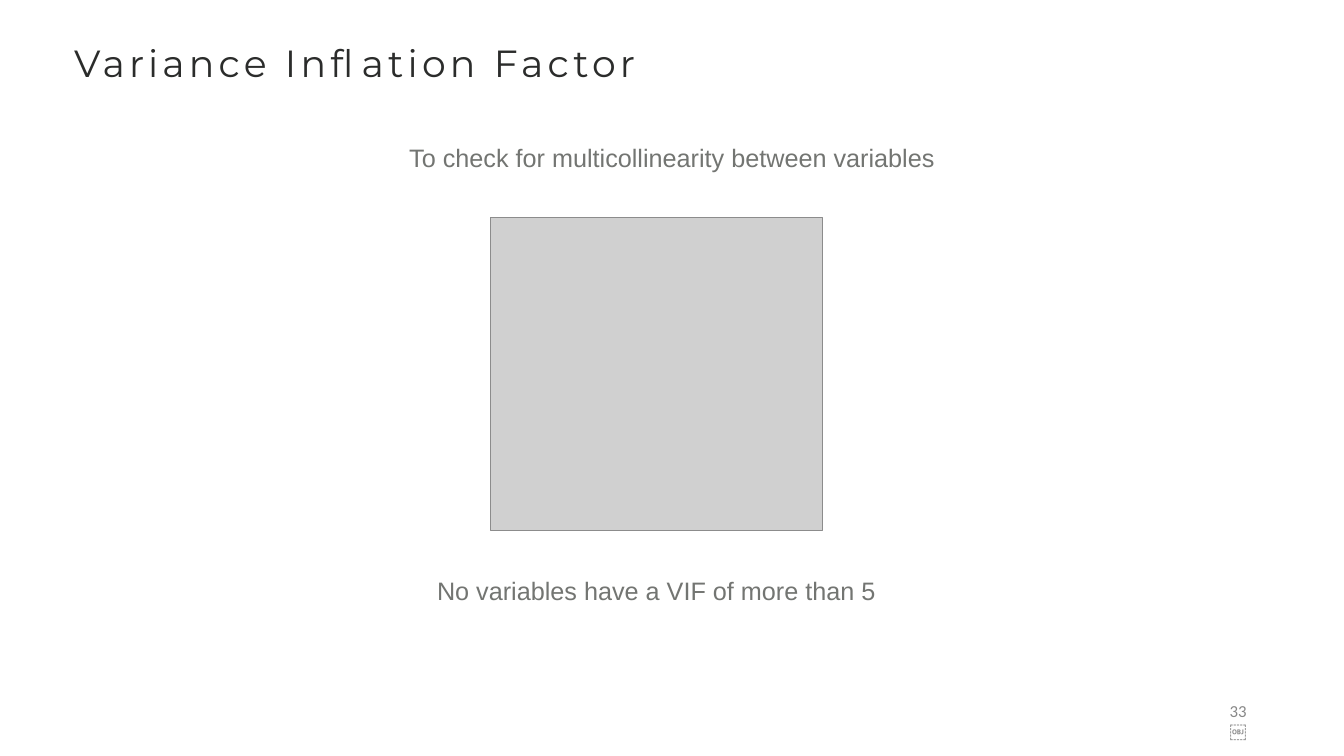
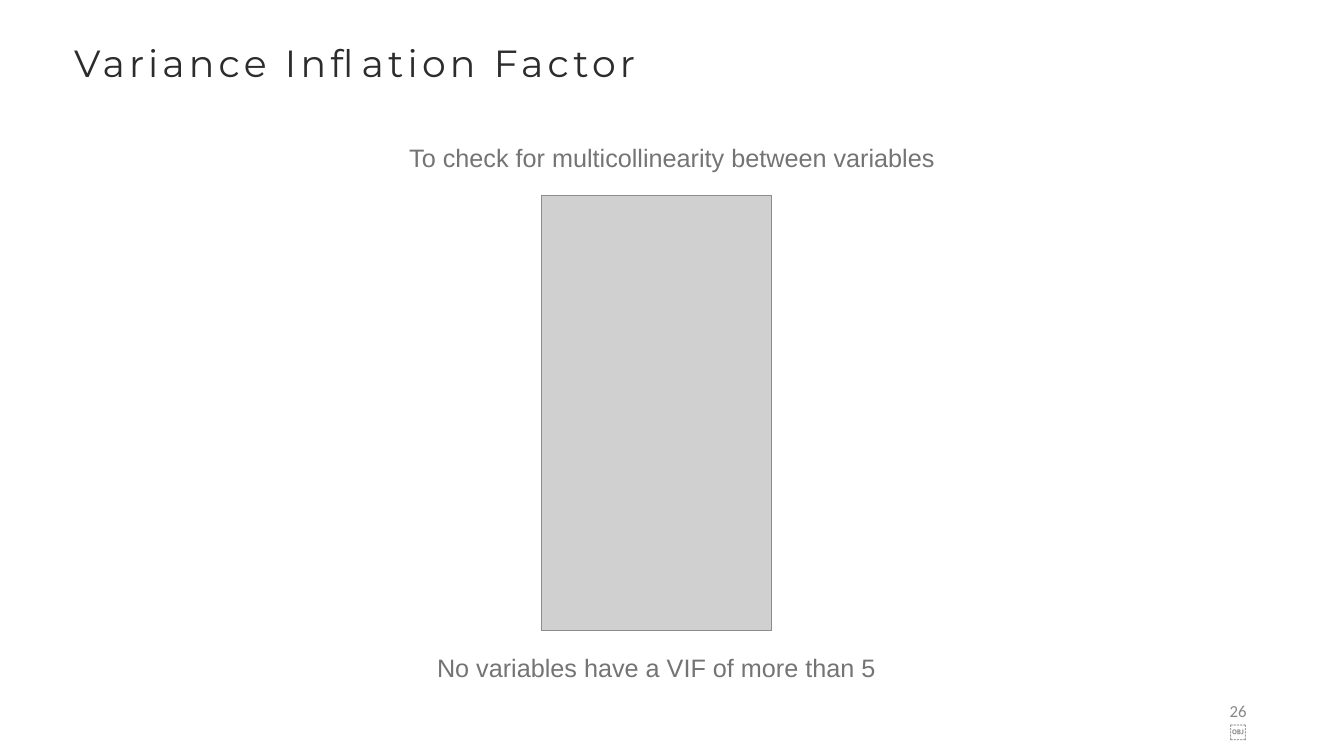
Before and after one commit to joannasyeow/Holmusk_Healthcare_Data, a slide deck: slide 26 of slides.pptx (slide 33 before the commit). Drawn at 1344x756 pixels with LibreOffice and Linux fonts; fonts in the diff are those of the drawing; grey boxes stand for pictures. Boxes give left, top, right and bottom in pixels: in the first picture for what was removed or moved away, otherwise in the second. Text is boxed around its words. In the diff, an @@ line names an element or a change of style, - is before the commit and + after.

```diff
--- a/slides.pptx
+++ b/slides.pptx
@@ picture: place and size @@
-picture at [490, 217, 823, 531]
+picture at [541, 196, 772, 630]
@@ text "No variables have a VIF ...": place and size @@
-text "No variables have a VIF ..." at [437, 582, 875, 600]
+text "No variables have a VIF ..." at [437, 659, 875, 677]
@@ page number at [1230, 705, 1247, 717]: text changed @@
-33￼
+26￼
```
Also in this commit, not shown: 22 other slides changed, 7 slides added, 10 slides removed, 13 other files.
